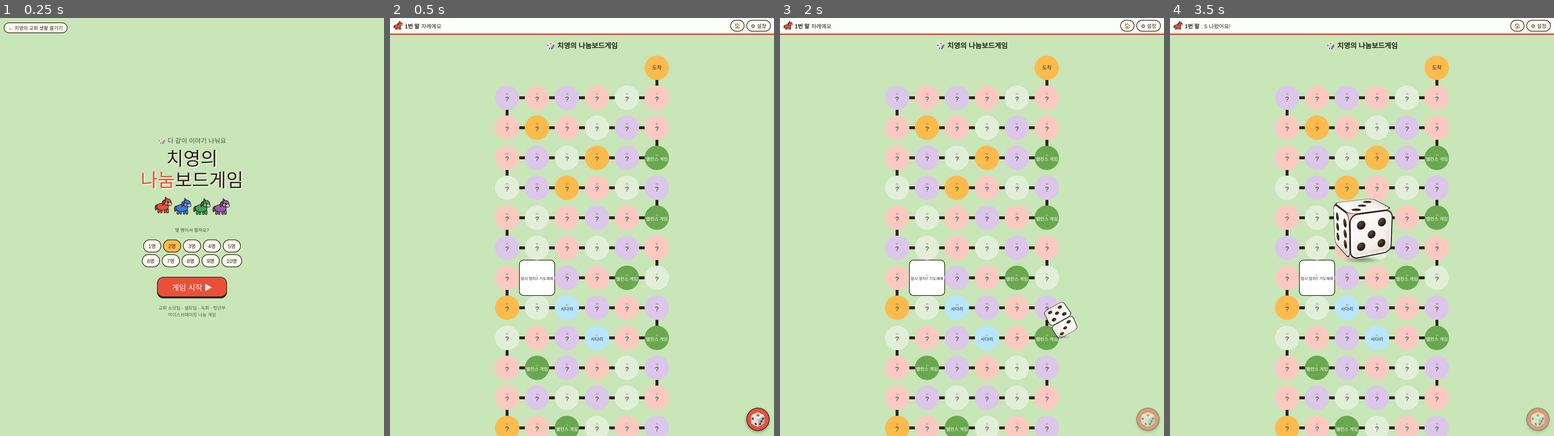
Above: before the commit, frames 1-4 (left to right).
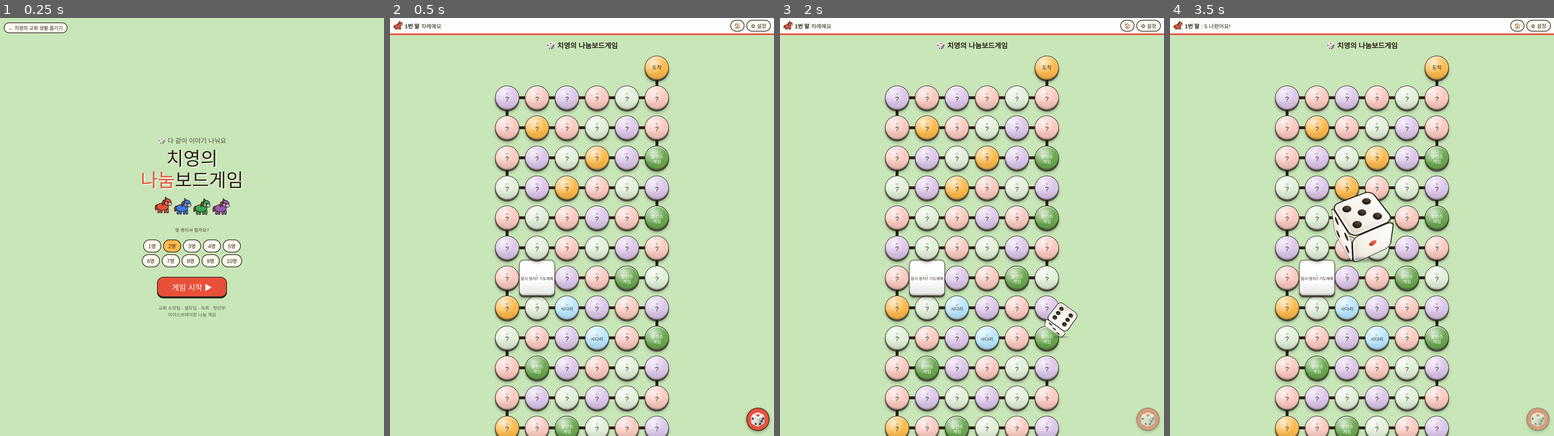
Above: after the commit, the same moments.

Repository: zidane7-creator/nanum-boardgame
Game: browser game, page board/index.html
Two runs of this game, one before a commit and one after it. Both use one fixed random seed, a clock stepped at 60 frames per second and the inputs below.
Inputs:
- Up to frame 1 (0.25 s): no input
- Up to frame 2 (0.5 s): click "게임 시작 ▶" at 0.27 s
- Up to frame 3 (2 s): click "🏠" at 1.27 s; click "게임 시작 ▶" at 1.77 s; click "🎲" at 1.87 s
- Up to frame 4 (3.5 s): click "🏠" at 2.47 s; click "🏠" at 3.07 s

Frame 1 is identical in both runs. In frame 2, 12% of the frame differs, in the area x 27-73%, y 9-100%; in frame 3, 12%; in frame 4, 12%.

Commit message:
보드게임: 윗면으로 읽는 입체 주사위, 입체 칸, 효과음, 배경음악/효과음 음량 설정
Co-Authored-By: Claude Opus 5.5 <noreply@anthropic.com>

Diff:
--- a/board/index.html
+++ b/board/index.html
@@ -40,7 +40,8 @@
 .nr{display:flex;align-items:center;gap:8px;margin:4px 0}.nr input{flex:1;min-width:0;font:inherit;padding:5px 10px;border:2px solid var(--ink);border-radius:12px;background:#fff;color:#2b2118}
 #roll{position:fixed;right:16px;bottom:calc(16px + env(safe-area-inset-bottom,0px));width:72px;height:72px;border-radius:50%;padding:0;font-size:40px;line-height:1;z-index:12;box-shadow:0 4px 10px rgba(0,0,0,.35)}
 #big{position:fixed;left:50%;top:50%;width:130px;height:130px;margin:-65px 0 0 -65px;display:none;align-items:center;justify-content:center;z-index:15;pointer-events:none;perspective:700px}
-.tilt{transform-style:preserve-3d;transform:rotateX(-20deg) rotateY(24deg)}
+.rg{width:100%;accent-color:#e8503a;margin:2px 0 4px}
+.tilt{transform-style:preserve-3d;transform:rotateX(-52deg) rotateY(28deg)}
 .cube{position:relative;width:110px;height:110px;transform-style:preserve-3d}
 .face{position:absolute;inset:0;background:linear-gradient(145deg,#fff 0%,#f4efe6 70%,#e6dfd2 100%);border:3px solid #2 …(211 unchanged characters)…
 .face i{border-radius:50%;margin:3px;visibility:hidden;background:radial-gradient(circle at 35% 30%,#5a4a3e,#1e1610 70%)}
@@ -56,10 +57,11 @@
 .t{position:absolute;width:13.6%;aspect-ratio:1;transform:translate(-50%,-50%);border-radius:50%;display:flex;flex-dire …(190 unchanged characters)…
 .n{font-size:7px;opacity:.6;line-height:1;margin-bottom:1px}.pawn svg{width:100%;height:100%;filter:drop-shadow(0 1px 1px rgba(0,0,0,.35))}
 .sw{width:26px;height:26px;border-radius:50%;padding:0;border-width:2px}.sw.on{outline:3px solid #2b2118}
-.t.b{background:#6aa84f;color:#fff;font-size:clamp(10px,3vw,14px)}
-.t.s{background:#fdba4d;font-size:clamp(11px,3.4vw,16px)}
-.t.r{background:#fff;border:2px solid #2b2118;border-radius:14px;font-size:clamp(9px,2.6vw,12px);width:20%}
-.t.l{background:#b9e6ff;font-size:clamp(10px,3vw,14px)}
+.t{border:2px solid rgba(43,33,24,.75);background-image:radial-gradient(circle at 34% 26%,rgba(255,255,255,.75),rgba(255,255,255,0) 52%),linear-gradient(rgba(255,255,255,0) 55%,rgba(0,0,0,.10));box-shadow:inset 0 -4px 0 rgba(0,0,0,.13),inset 0 3px 0 rgba(255,255,255,.6),0 5px 0 rgba(43,33,24,.7),0 9px 8px rgba(0,0,0,.25)}
+.t.b{background-color:#6aa84f;color:#fff;font-size:clamp(10px,3vw,14px)}
+.t.s{background-color:#fdba4d;font-size:clamp(11px,3.4vw,16px)}
+.t.r{background-color:#fff;border-radius:14px;font-size:clamp(9px,2.6vw,12px);width:20%}
+.t.l{background-color:#b9e6ff;font-size:clamp(10px,3vw,14px)}
 .pawn{position:absolute;width:7.5%;aspect-ratio:1;transition:left .3s linear,top .3s linear;z-index:5}
 .pawn.hop svg{animation:hop .3s ease-out}
 @keyframes hop{0%{transform:translateY(0) scale(1.12,.85)}25%{transform:translateY(-7px) scale(.95,1.1)}50%{transform:translateY(-17px) rotate(-8deg)}80%{transform:translateY(-3px) rotate(5deg)}100%{transform:translateY(0) scale(1,1)}}
@@ -92,8 +94,8 @@
 </style></head><body><div class="wrap">
 <h1>🎲 치영의 나눔보드게임</h1>
 <div id="top"><div id="status"></div><div class="tb"><button id="homeb" aria-label="홈 화면">🏠</button><button id="gear">⚙ 설정</button></div></div>
-<div id="set"><div class="card" style="max-width:380px;max-h …(227 unchanged characters)… ss="bar" id="ds"></div><div class="sec">바탕색</div><div class="bar" id="bg"></div> …(93 unchanged characters)…
-<button id="roll" aria-label="주사위 던지기">🎲</button><div id="big"></div>
+<div id="set"><div class="card" style="max-width:380px;max-h …(227 unchanged characters)… ss="bar" id="ds"></div><div class="sec">🔊 효과음 음량 <span id="sfxv"></span></div><input type="range" class="rg" id="sfxr" min="0" max="100"><div class="sec">🎵 배경음악 음량 <span id="bgmv"></span></div><input type="range" class="rg" id="bgmr" min="0" max="100"><div class="sec">바탕색</div><div class="bar" id="bg"></div> …(93 unchanged characters)…
+<button id="roll" aria-label="주사위 던지기">🎲</button><div id="big"></div><audio id="bgm" src="bgm.mp3" loop preload="none"></audio>
 <div id="board"></div>
 <section class="about"><h2>교회 소모임 나눔 보드게임</h2><p>교회 소모임, 셀모임, 속회, 구역 모임, 청년부 모임에서 처음 만난 사이에도 자연스럽게 이야기를 꺼낼 수 있는 아이스브레이킹 …(291 unchanged characters)…
 </div>
@@ -116,7 +118,7 @@
 let pts=T.map((_,i)=>{const p=xy(i);return (p[0]*C).toFixed(1)+","+(p[1]*R).toFixed(1)}).join(" ");
 board.innerHTML='<svg viewBox="0 0 '+C*100+' '+R*100+'" preserveAspectRatio="none"><polyline points="'+T.map((_,i)=>{co …(212 unchanged characters)…
 const tiles=[];
-T.forEach((t,i)=>{const d=document.createElement("div"),p=xy(i);d.className="t "+(t.k in COL?"":t.k);if(COL[t.k])d.style.background=COL[t.k];d.style.left=p[0]+"%";d.style. …(232 unchanged characters)…
+T.forEach((t,i)=>{const d=document.createElement("div"),p=xy(i);d.className="t "+(t.k in COL?"":t.k);if(COL[t.k])d.style.backgroundColor=COL[t.k];d.style.left=p[0]+"%";d.style. …(232 unchanged characters)…
 let np=2,pos=[],turn=0,skip=[],busy=false,pawns=[],seen=new Set(),again=false,sides=6,balQ={},names=Array(10).fill("");
 const $=id=>document.getElementById(id),sleep=ms=>new Promise(r=>setTimeout(r,ms));
 function place(k){const p=xy(pos[k]),a=6.283*k/np,rr=np>1?9:0,el=pawns[k];el.style.left="calc("+p[0]+"% + "+(Math.cos(a)*rr).toFixed(1)+"px - 3.75%)";el.style.top="calc("+p[1]+"% + "+(Math.sin(a)*rr-6).toFixed(1)+"px - 3.75%)"}
@@ -125,23 +127,35 @@
 $("pc").innerHTML="";[1,2,3,4,5,6,7,8,9,10].forEach(m=>{const b=document.createElement("button");b.textContent=m+"명";if(m==n)b.className="on";b.onclick=()=>{if(!busy)start(m)};$("pc").appendChild(b)});
 $("roll").disabled=false;renderNames();say()}
 function scrollToPawn(k){const p=xy(pos[k]),r=board.getBoundingClientRect();window.scrollTo({top:scrollY+r.top+p[1]/100*r.height-innerHeight*.62,behavior:"smooth"})}
-function hop(k,x0){const e=pawns[k],s=e.firstChild,dx=xy(pos[k]+1)[0]-x0;if(dx)s.style.scale=dx<0?"-1 1":"1 1";e.classList.remove("hop");void e.offsetWidth;e.classList.add("hop")}
+// ---- sound effects (synthesized, no files) ----
+let AC=null,sfxVol=.7,bgmVol=.4;
+try{const a=localStorage.getItem("sfxVol"),b=localStorage.getItem("bgmVol");if(a!==null)sfxVol=+a;if(b!==null)bgmVol=+b}catch(e){}
+function ac(){if(!AC){try{AC=new(window.AudioContext||window.webkitAudioContext)()}catch(e){}}if(AC&&AC.state=="suspended")AC.resume();return AC}
+function noise(dur,freq,q,vol,when=0){const a=ac();if(!a||sfxVol<=0)return;const t=a.currentTime+when,len=Math.ceil(a.sampleRate*dur),buf=a.createBuffer(1,len,a.sampleRate),d=buf.getChannelData(0);for(let i=0;i<len;i++)d[i]=(Math.random()*2-1)*Math.pow(1-i/len,3);const s=a.createBufferSource();s.buffer=buf;const f=a.createBiquadFilter();f.type="bandpass";f.frequency.value=freq;f.Q.value=q;const g=a.createGain();g.gain.value=vol*sfxVol;s.connect(f).connect(g).connect(a.destination);s.start(t)}
+function tone(f0,f1,dur,vol,type="sine",when=0){const a=ac();if(!a||sfxVol<=0)return;const t=a.currentTime+when,o=a.createOscillator(),g=a.createGain();o.type=type;o.frequency.setValueAtTime(f0,t);o.frequency.exponentialRampToValueAtTime(f1,t+dur);g.gain.setValueAtTime(.0001,t);g.gain.exponentialRampToValueAtTime(vol*sfxVol,t+.01);g.gain.exponentialRampToValueAtTime(.0001,t+dur);o.connect(g).connect(a.destination);o.start(t);o.stop(t+dur+.02)}
+const sfx={
+ rattle(){for(let i=0;i<2;i++)noise(.035,1800+Math.random()*1800,6,1,i*.03+Math.random()*.01)},
+ clack(){noise(.09,900,2.5,1.4);tone(200,110,.14,.4,"triangle")},
+ hop(){noise(.04,1500,4,.9);noise(.04,1100,4,.7,.09);tone(420,820,.12,.16)}
+};
+function hop(k,x0){sfx.hop();const e=pawns[k],s=e.firstChild,dx=xy(pos[k]+1)[0]-x0;if(dx)s.style.scale=dx<0?"-1 1":"1 1";e.classList.remove("hop");void e.offsetWidth;e.classList.add("hop")}
 const nm=k=>names[k]||(k+1)+"번 말",chip=k=>'<span class="chip">'+horse(PC[k])+'</span>';
 function renderNames(){const w=$("nm");w.innerHTML="";for(let k=0;k<np;k++){const r=document.createElement("div");r.cla …(219 unchanged characters)…
 function say(){$("status").innerHTML=chip(turn)+"<b>"+nm(turn)+"</b> 차례예요";$("top").style.borderBottomColor=PC[turn]}
 function ask(tag,q){return new Promise(res=>{$("mt").textContent=tag;$("mq").textContent=q;$("modal").classList.add("show");$("ok").onclick=()=>{$("modal").classList.remove("show");res()}})}
 async function next(){turn=(turn+1)%np;say();busy=false;$("roll").disabled=false}
 const PIP={1:[4],2:[0,8],3:[0,4,8],4:[0,2,6,8],5:[0,2,4,6,8],6:[0,2,3,5,6,8]};
-// face index -> value on a standard die (opposites sum to 7); SHOW = cube rotation that brings face index to front
-const STD=[1,2,3,4,5,6],SHOW=[[0,0],[0,-90],[-90,0],[90,0],[0,90],[0,180]];
+// face index -> value on a standard die (opposites sum to 7); SHOW = [rotateX, rotateZ] that brings face index to the TOP
+const STD=[1,2,3,4,5,6],SHOW=[[90,0],[0,-90],[0,0],[180,0],[0,90],[-90,0]];
 $("big").innerHTML='<div class="tilt"><div class="cube">'+[0,1,2,3,4,5].map(i=>'<div class="face f'+i+'"></div>').join("")+'</div></div><div class="shadow"></div>';
-const cube=$("big").firstChild.firstChild,faces=[...cube.children];let rx=0,ry=0;
+const cube=$("big").firstChild.firstChild,faces=[...cube.children];let rx=0,rz=0;
 function pips(f,v){f.className=f.className.replace(/ (num|red)/g,"");f.innerHTML=Array.from({length:9},(_,j)=>'<i'+(PIP[v].includes(j)?' class="on"':'')+'></i>').join("");if(v==1)f.className+=" red"}
 function dieFaces(n){if(sides==6){[1,2,3,4,5,6].forEach((v,i)=>pips(faces[[0,1,2,3,4,5][i]],[1,2,3,4,5,6][i]));return [0,1,2,3,4,5][STD.indexOf(n)]}
 const k=Math.floor(Math.random()*6);faces.forEach((f,i)=>{f.className=f.className.replace(/ (num|red)/g,"")+" num";f.textContent=i==k?n:1+Math.floor(Math.random()*sides)});return k}
 async function doRoll(){busy=true;$("roll").disabled=true;const d=$("big");d.className="";void d.offsetWidth;d.classList.add("show","toss");scrollToPawn(turn);
-const n=1+Math.floor(Math.random()*sides);const k=dieFaces(n);for(let i=0;i<12;i++){rx+=60+Math.random()*120;ry+=60+Math.random()*120;cube.style.transition="transform 70ms linear";cube.style.transform="rotateX("+rx+"deg) rotateY("+ry+"deg)";await sleep(70)}
-const [tx,ty]=SHOW[k];rx=Math.ceil(rx/360)*360+360+tx;ry=Math.ceil(ry/360)*360+360+ty;cube.style.transition="transform .7s cubic-bezier(.2,.9,.3,1.15)";cube.style.transform="rotateX("+rx+"deg) rotateY("+ry+"deg)";await sleep(650);
+const n=1+Math.floor(Math.random()*sides);const k=dieFaces(n);const rot=()=>cube.style.transform="rotateX("+rx+"deg) rotateZ("+rz+"deg)";
+for(let i=0;i<12;i++){rx+=60+Math.random()*120;rz+=60+Math.random()*120;cube.style.transition="transform 70ms linear";rot();if(i%2==0)sfx.rattle();await sleep(70)}
+const [tx,tz]=SHOW[k];rx=Math.ceil(rx/360)*360+360+tx;rz=Math.ceil(rz/360)*360+360+tz;cube.style.transition="transform .7s cubic-bezier(.2,.9,.3,1.15)";rot();setTimeout(()=>sfx.clack(),380);await sleep(650);
 d.classList.remove("toss");d.classList.add("pop");$("status").innerHTML=chip(turn)+"<b>"+nm(turn)+"</b>: "+n+" 나왔어요!";await sleep(800);d.className="";await sleep(150);
 for(let s=0;s<n&&pos[turn]<N-1;s++){hop(turn,xy(pos[turn])[0]);pos[turn]++;place(turn);scrollToPawn(turn);await sleep(340);if(T[pos[turn]].k=="r")break}
 let t=T[pos[turn]];
@@ -151,7 +165,7 @@
 else if(t.k=="r")await ask("잠시 정지","🙏 기도제목을 나눠요! 주사위가 남았어도 여기서 멈춰요.")
 else if(t.k!="l"){const rep=COL[t.k]&&seen.has(t.t);await ask(rep?"앞에서 나온 질문! 주사위를 한 번 더 던져요 🎲":TAG[t.k],t.t);if(COL[t.k]){seen.add(t.t);tiles[pos[turn]].textContent=t.t;tiles[pos[turn]].style.fontSize="";if(rep)again=true}}
 if(again){again=false;await sleep(300);doRoll()}else next()}
-$("roll").onclick=()=>{if(!busy)doRoll()};
+$("roll").onclick=()=>{if(!busy){if(typeof playBgm=="function")playBgm();doRoll()}};
 start(2);
 const BG=[["연두","#c8e6b8"],["하늘","#bfe3f5"],["분홍","#f8cfdc"],["연보라","#dccdf0"],["레몬","#f7f0b0"],["복숭아","#fbd5b5"],["민트","#bdeede"],["베이지","#f6dfae"],["라벤더","#f3c6ea"],["연회색","#dde3e8"]];
 function setBg(c){document.body.style.background=c;document.documentElement.style.background=c;[...$("bg").children].forEach(b=>b.classList.toggle("on",b.dataset.c==c));try{localStorage.setItem("bg",c)}catch(e){}}
@@ -163,6 +177,13 @@
 let hn=np;$("hp").innerHTML=[0,1,2,3].map(k=>"<span>"+horse(PC[k])+"</span>").join("");
 function renderHome(){$("hc").innerHTML="";for(let m=1;m<=10;m++){const b=document.createElement("button");b.textContent=m+"명";if(m==hn)b.className="on";b.onclick=()=>{hn=m;renderHome()};$("hc").appendChild(b)}}
 renderHome();
-$("go").onclick=()=>{start(hn);$("home").classList.add("hide");scrollTo(0,0)};
+// ---- BGM + volume sliders ----
+const bgm=$("bgm");bgm.volume=bgmVol;
+function playBgm(){if(bgmVol<=0||!bgm.paused)return;bgm.volume=bgmVol;const p=bgm.play();if(p)p.catch(()=>{})}
+function initRange(id,lab,v0,set){const r=$(id);r.value=Math.round(v0*100);$(lab).textContent=r.value;r.oninput=()=>{set(r.value/100);$(lab).textContent=r.value}}
+initRange("sfxr","sfxv",sfxVol,v=>{sfxVol=v;try{localStorage.setItem("sfxVol",v)}catch(e){}});
+$("sfxr").onchange=()=>sfx.hop();
+initRange("bgmr","bgmv",bgmVol,v=>{bgmVol=v;bgm.volume=v;try{localStorage.setItem("bgmVol",v)}catch(e){}if(v<=0)bgm.pause();else playBgm()});
+$("go").onclick=()=>{ac();playBgm();start(hn);$("home").classList.add("hide");scrollTo(0,0)};
 $("homeb").onclick=()=>{if(busy)return;hn=np;renderHome();$("home").classList.remove("hide")};
 </script></body></html>
